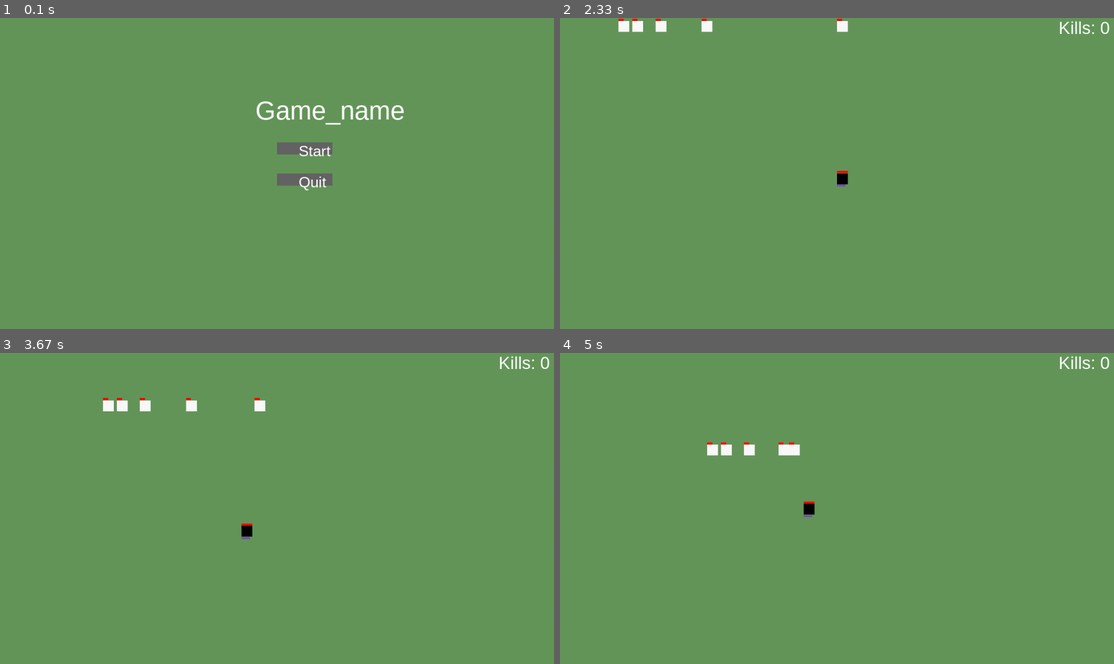
Above: before the commit, frames 1-4 (two rows, left to right).
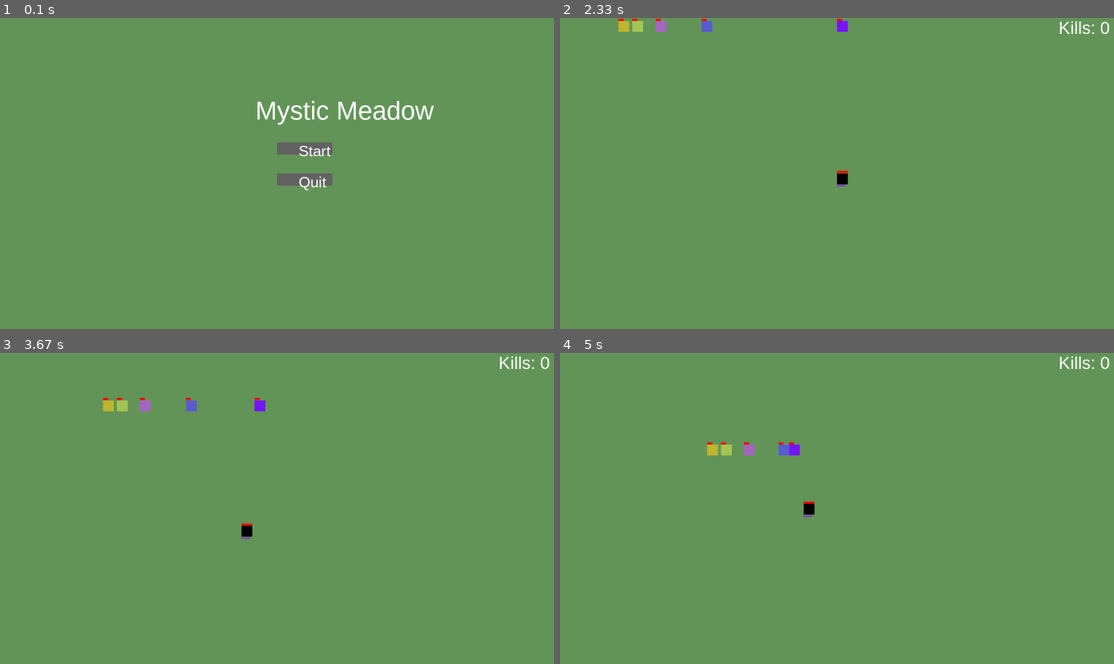
Above: after the commit, the same moments.

Repository: BlazerBen/Final_pygame_project
Game: pygame game, started from director.py
Same seed, same stepped clock (60 frames per second), same inputs: the game is played once before the commit and once after it.
Inputs (mouse positions are in pixels of both pictures, inside the frame that each line leads up to):
- Up to frame 1 (0.1 s): no input
- Up to frame 2 (2.33 s): tap Enter at 1.83 s; click "Easy" at 2.22 s
- Up to frame 3 (3.67 s): click (199, 443) at 2.55 s; hold A 2.83-3.37 s; hold S from 3.4 s (still down)
- Up to frame 4 (5 s): release S at 3.7 s; hold A 3.73-4.13 s; hold W 4.17-4.53 s; hold D from 4.57 s (still down)

The runs differ from the first frame. In frame 1, 1.0% of the frame differs, in the area x 46-79%, y 26-35%; in frame 2, 0.4%; in frame 3, 0.4%; in frame 4, 0.4%.

Commit message:
bug fixes

Diff:
--- a/entity/enemy.py
+++ b/entity/enemy.py
@@ -6,16 +6,17 @@
 pygame.init()
 
 class Enemy(entity.Entity):
-    def __init__(self,x,y):
+    def __init__(self,x,y, color=(250,250,250)):
         super().__init__()
         self.x=x
         self.y=y
         self.count=0
         self.damage_write=var.write_damage
         self.rect=Rect(self.x,self.y,self.width,self.height)
+        self.color=color
     def draw(self, window):
         self.health_bar()
-        pygame.draw.rect(window, (250,250,250), (self.x,self.y,self.width,self.height))
+        pygame.draw.rect(window,self.color , (self.x,self.y,self.width,self.height))
     def movement(self, player, vel):
         if player.x > var.screenwidth or player.y > var.screenheight:
             vel=vel*1.5
--- a/entity/player.py
+++ b/entity/player.py
@@ -7,7 +7,7 @@
 import math
 
 class Player(entity.Entity):
-    def __init__(self, x,y, color, health=100, mana=20):
+    def __init__(self, x,y, color, health=100, mana=20, kills=0):
         super().__init__()
         self.x=x
         self.y=y
@@ -19,6 +19,8 @@
         self.color=color
         self.hitbox=(self.x,self.y,self.width,self.height)
         self.point=[]
+        for i in range(kills):
+            self.point.append('')
     def draw(self, window):
         self.hitbox=(self.x,self.y,self.width,self.height)
         self.health_bar()
@@ -36,7 +38,8 @@
             self.y+=vel
     def score(self, x=var.width-var.width/10, y=0, font_size=40):
         point_font=pygame.font.SysFont('Arial', font_size)
-        point_text=point_font.render(f'Kills: {len(self.point)}' , True , var.white)
+        self.kill=len(self.point)
+        point_text=point_font.render(f'Kills: {self.kill}' , True , var.white)
         var.screen.blit(point_text, (x,y))
     def mana_bar(self):
         pygame.draw.rect(var.screen, (120,81,169), (self.x, self.y+self.height,self.mana,self.height/5))
--- a/scenes.py
+++ b/scenes.py
@@ -61,7 +61,7 @@
     def write_title(self):
         pygame.font.init()
         title_font= pygame.font.SysFont('Arial', 60)
-        title_text = title_font.render('Game_name' , True , var.white)
+        title_text = title_font.render('Mystic Meadow' , True , var.white)
         var.screen.blit(title_text, (var.width/2-50,var.height/4))
     #start button
     def start_execute(self):
@@ -93,17 +93,18 @@
         var.screen.blit(quit_text, (var.width/2+50,var.height/2))
 
 class GameScene(SceneBase):
-    def __init__(self, x=var.screenwidth/2, y=var.screenheight/2, e_cord=0, number=10, health=100, mana=20):
-        self.pc=player.Player(x,y, (0,0,0), health, mana)
+    def __init__(self, x=var.screenwidth/2, y=var.screenheight/2, e_cord=0, number=10, health=100, mana=20, kills=0):
+        self.pc=player.Player(x,y, (0,0,0), health, mana, kills)
         self.bad=[]
         self.number=number
 
         if e_cord==0:
             for i in range(number):
-                self.bad.append(enemy.Enemy(x/(i+1), 0))
+                bad_color=random.choices(range(256), k=3)
+                self.bad.append(enemy.Enemy(x/(i+1), 0, bad_color))
         else:
             for i in e_cord:
-                self.bad.append(enemy.Enemy(i.x,i.y))
+                self.bad.append(enemy.Enemy(i.x,i.y, i.color))
 
         self.bullets=[]
         SceneBase.__init__(self)
@@ -132,7 +133,8 @@
                 self.bad.remove(i)
                 self.pc.point.append(i)
                 self.pc.get_health(5)
-                self.bad.append(enemy.Enemy(0, 0))
+                bad_color=random.choices(range(256), k=3)
+                self.bad.append(enemy.Enemy(0, 0, bad_color))
         if self.pc.mana<self.pc.max_mana:
             self.pc.mana+=.025
         if self.pc.mana>=self.pc.max_mana:
@@ -263,7 +265,7 @@
             e_cord=[]
             for i in self.previous.bad:
                 e_cord.append(i)
-            self.next=GameScene(self.previous.pc.x, self.previous.pc.y, e_cord, self.previous.number, self.previous.pc.health, self.previous.pc.mana)
+            self.next=GameScene(self.previous.pc.x, self.previous.pc.y, e_cord, self.previous.number, self.previous.pc.health, self.previous.pc.mana, self.previous.pc.kill)
     def gameover(self):
         pygame.font.init()
         font= pygame.font.SysFont('Arial', 72)
Not shown, changed: readme.txt
